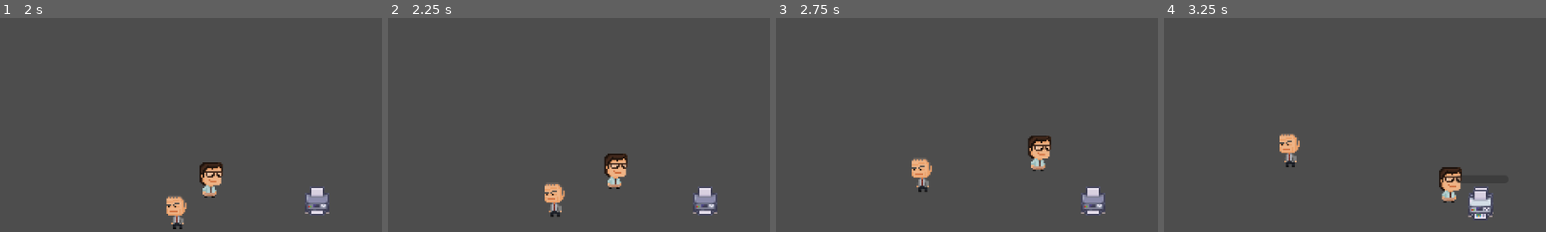
Above: before the commit, frames 1-4 (left to right).
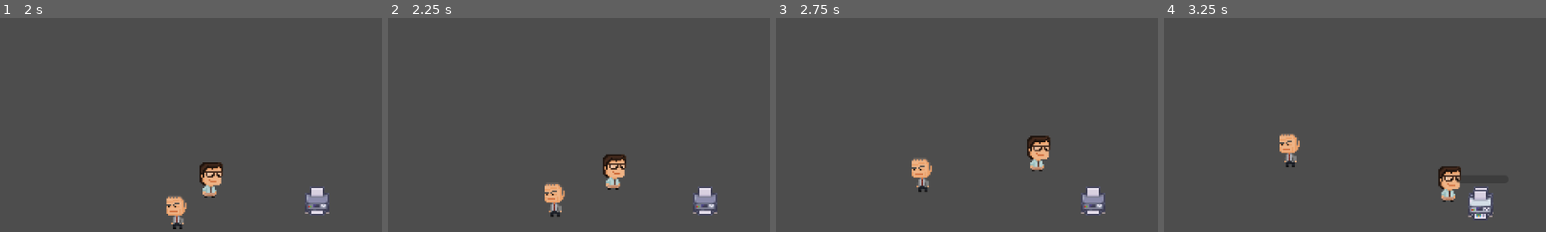
Above: after the commit, the same moments.

Repository: Medill-East/2025_gamejam_gmtk
Game: Godot game, scene res://loop/loop-main.tscn
The game is run twice, just before and just after one commit, with the same random seed, the same clock (stepped at 60 frames per second) and the same inputs.
Inputs (mouse positions are % of the whole screen's width and height, from its top left):
- Up to frame 1 (2 s): tap Enter at 0.5 s; move the mouse to (72, 45) at 0.52 s; press the mouse at (72, 45) at 0.53 s; hold Right (move_right) 0.53-1.28 s; tap Space at 1.25 s; move the mouse to (30, 55) at 1.27 s; release the mouse at (30, 55) at 1.28 s; hold Down (move_down) from 1.28 s (still down); click (30, 55) at 1.35 s
- Up to frame 2 (2.25 s): move the mouse to (60, 28) at 2.02 s; release Down (move_down) at 2.03 s; press the mouse at (60, 28) at 2.03 s; hold Right (move_right) from 2.03 s (still down)
- Up to frame 3 (2.75 s): keep holding Right (move_right)
- Up to frame 4 (3.25 s): move the mouse to (45, 70) at 2.77 s; release Right (move_right) at 2.78 s; release the mouse at (45, 70) at 2.78 s; hold Up (move_up) from 2.78 s (still down); click (45, 70) at 2.85 s
The pictures show only the part of the screen within x 2-52%, y 17-67%; the shares and areas given below are measured in that part.

Frame 1 is identical in both runs. In frame 2, 0.5% of the frame differs, in the area x 56-63%, y 63-81%; in frame 3, 0.4%; in frame 4, 0.5%, in the area x 71-78%, y 69-87%.

Commit message:
update collision
2025-08020-1449

Diff:
--- a/20250706-dodge2d/loop/Tileset_Roombuild.tres
+++ b/20250706-dodge2d/loop/Tileset_Roombuild.tres
@@ -3589,7 +3589,7 @@
 12:27/0/physics_layer_0/polygon_0/points = PackedVector2Array(-8, -8, 8, -8, 8, 8, -8, 8)
 
 [resource]
-physics_layer_0/collision_layer = 2
-physics_layer_0/collision_mask = 4
+physics_layer_0/collision_layer = 16
+physics_layer_0/collision_mask = 2
 sources/0 = SubResource("TileSetAtlasSource_wxrv1")
 sources/1 = SubResource("TileSetAtlasSource_pp7rb")
--- a/20250706-dodge2d/loop/loop-main-1217PM.tscn
+++ b/20250706-dodge2d/loop/loop-main-1217PM.tscn
@@ -4,7 +4,7 @@
 [ext_resource type="Texture2D" uid="uid://b8qch1ul23043" path="res://art/Loop/Characters.png" id="3_vgdvs"]
 [ext_resource type="PackedScene" uid="uid://xcpshaqmq2ds" path="res://loop/loop-player.tscn" id="4_yt6ow"]
 
-[node name="Loop-main" type="Node2D"]
+[node name="Loop-main2" type="Node2D"]
 
 [node name="Static" type="Node2D" parent="."]
 
--- a/20250706-dodge2d/loop/loop-player.tscn
+++ b/20250706-dodge2d/loop/loop-player.tscn
@@ -8,7 +8,7 @@
 
 [node name="Loop-player" type="CharacterBody2D" groups=["player"]]
 collision_layer = 2
-collision_mask = 4
+collision_mask = 20
 script = ExtResource("1_6s5li")
 follow_speed = 10.0
 max_speed = 100.0
--- a/20250706-dodge2d/loop/loop_player.gd
+++ b/20250706-dodge2d/loop/loop_player.gd
@@ -1,4 +1,4 @@
-extends Node2D
+extends CharacterBody2D
 class_name PLAYER
 static var instance: PLAYER
 
@@ -6,14 +6,36 @@
 @export var follow_speed := 8.0        # 越大越“紧”，越小越“粘滞”
 @export var max_speed    := 1000.0     # 可选：限制瞬时速度，0 表示不限制
 
-@onready var _hud: HUD = get_tree().get_current_scene().get_node("Loop-hud") as HUD
+#@onready var _hud: HUD = get_tree().get_current_scene().get_node("Loop-hud") as HUD
+var _hud: HUD
 
 var current_item: Interactable = null   # 当前可交互物（可选）
 
 func _ready() -> void:
 	instance = self
+#
+#func _process(delta: float) -> void:
+	#var target := get_global_mouse_position()
+	#var to_target := target - global_position
+#
+	## 阻尼插值：指数衰减，帧率无关
+	#var factor := 1.0 - pow(0.001, follow_speed * delta)   # 0~1
+	#var step := to_target * factor
+#
+	## 若需要最大速度限制
+	#if max_speed > 0.0 and step.length() > max_speed * delta:
+		#step = step.normalized() * max_speed * delta
+#
+	#global_position += step
+	#
+	### item interaction
+	##if current_item and current_item._player_in_range:
+		##var ratio := current_item.get_ratio()
+		##_hud.update_hold_progress(ratio, true)
+	##else:
+		##_hud.update_hold_progress(0.0, false)
 
-func _process(delta: float) -> void:
+func _physics_process(delta: float) -> void:
 	var target := get_global_mouse_position()
 	var to_target := target - global_position
 
@@ -21,18 +43,16 @@
 	var factor := 1.0 - pow(0.001, follow_speed * delta)   # 0~1
 	var step := to_target * factor
 
-	# 若需要最大速度限制
-	if max_speed > 0.0 and step.length() > max_speed * delta:
-		step = step.normalized() * max_speed * delta
+	# 3️⃣ 转成速度（位移 / delta）
+	var vel := step / delta
 
-	global_position += step
+	# 4️⃣ 最大速度限制
+	if max_speed > 0.0 and vel.length() > max_speed:
+		vel = vel.normalized() * max_speed
 
-	## item interaction
-	#if current_item and current_item._player_in_range:
-		#var ratio := current_item.get_ratio()
-		#_hud.update_hold_progress(ratio, true)
-	#else:
-		#_hud.update_hold_progress(0.0, false)
+	# 5️⃣ 写进 CharacterBody2D 的内置 velocity 并让物理引擎移动
+	velocity = vel
+	move_and_slide()                        # ← 会自动处理撞墙 & 滑动
 
 
 func enter_interactable(item: Interactable) -> void:
--- a/20250706-dodge2d/project.godot
+++ b/20250706-dodge2d/project.godot
@@ -75,3 +75,4 @@
 2d_physics/layer_2="Player"
 2d_physics/layer_3="Interactable"
 2d_physics/layer_4="Enemy"
+2d_physics/layer_5="Wall"
Not shown: 1 places in 20250706-dodge2d/loop/loop-worldholdbar.tscn that only renumber resources
